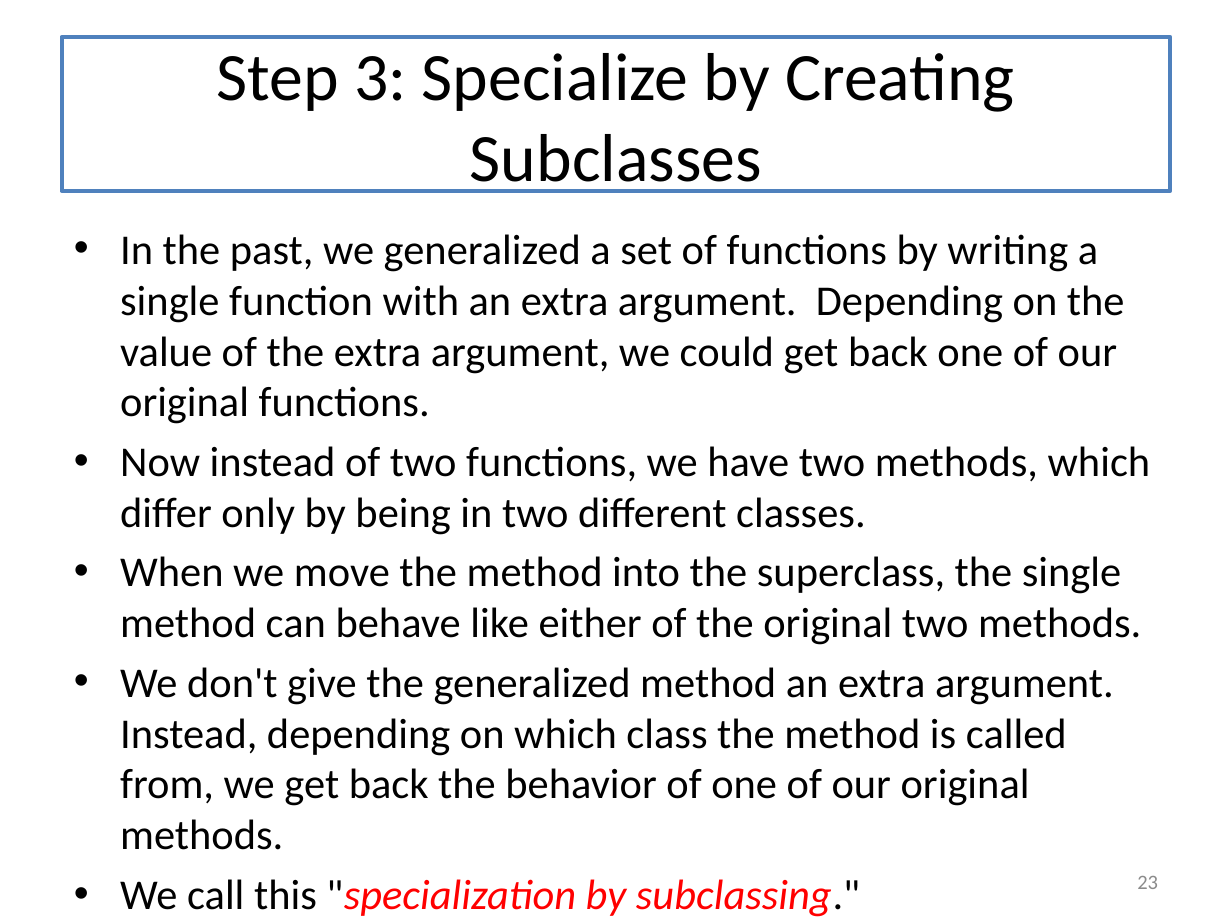
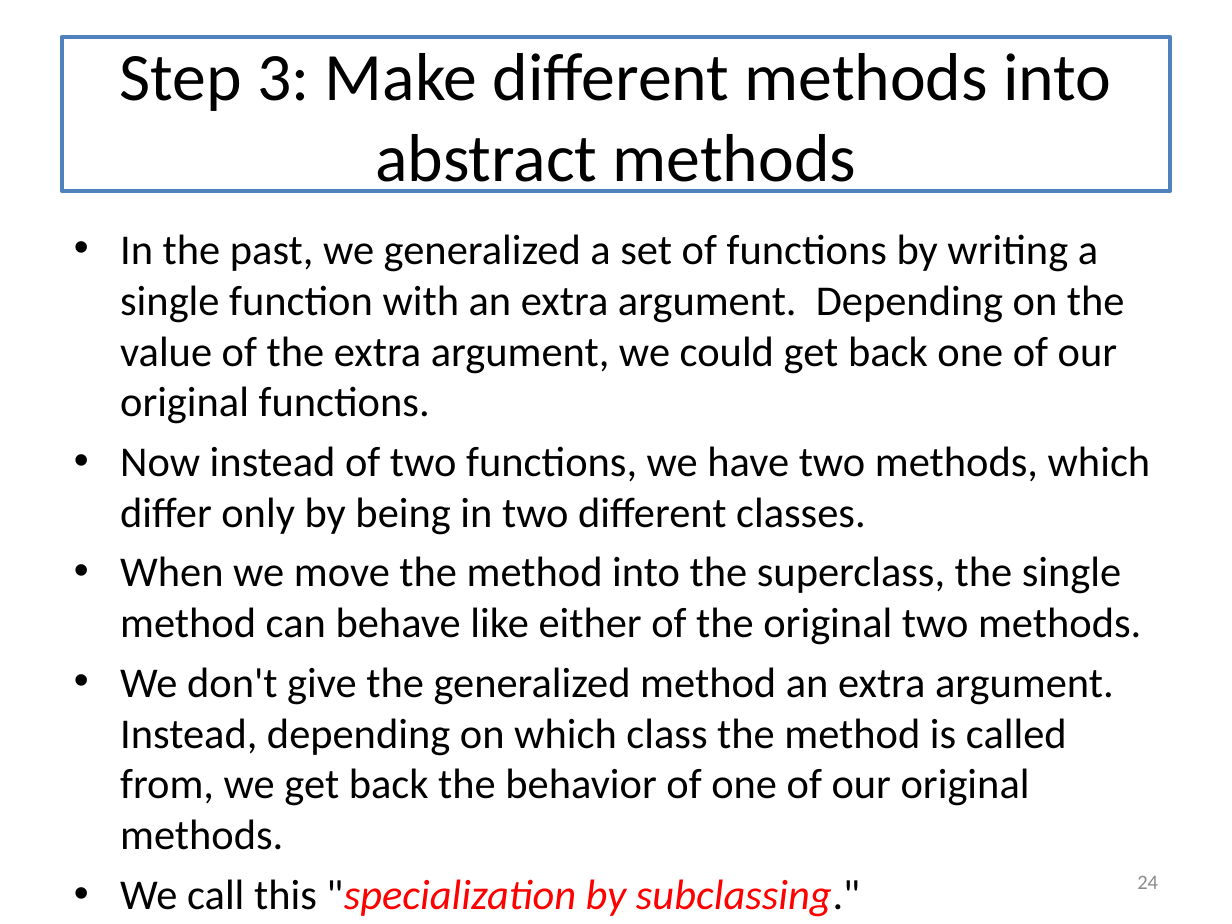
Before and after one commit to mwand/cs5010f16, a slide deck: slide 24 of Slides/Lesson 11.2 Using Inheritance to Share Implementations.pptx (slide 23 before the commit). Drawn at 1232x924 pixels with LibreOffice and Linux fonts; fonts in the diff are those of the drawing. Boxes give left, top, right and bottom in pixels: in the first picture for what was removed or moved away, otherwise in the second. Text is boxed around its words. In the diff, an @@ line names an element or a change of style, - is before the commit and + after.

```diff
--- a/Slides/Lesson 11.2 Using Inheritance to Share Implementations.pptx
+++ b/Slides/Lesson 11.2 Using Inheritance to Share Implementations.pptx
@@ title at bbox=[120, 53, 1111, 193]: text changed @@
-Step 3: Specialize by Creating Subclasses
+Step 3: Make different methods into abstract methods
@@ page number at bbox=[1137, 876, 1158, 889]: text changed @@
-23
+24
```
Also in this commit, not shown: 8 other slides changed, 1 slide added, 4 other files.
